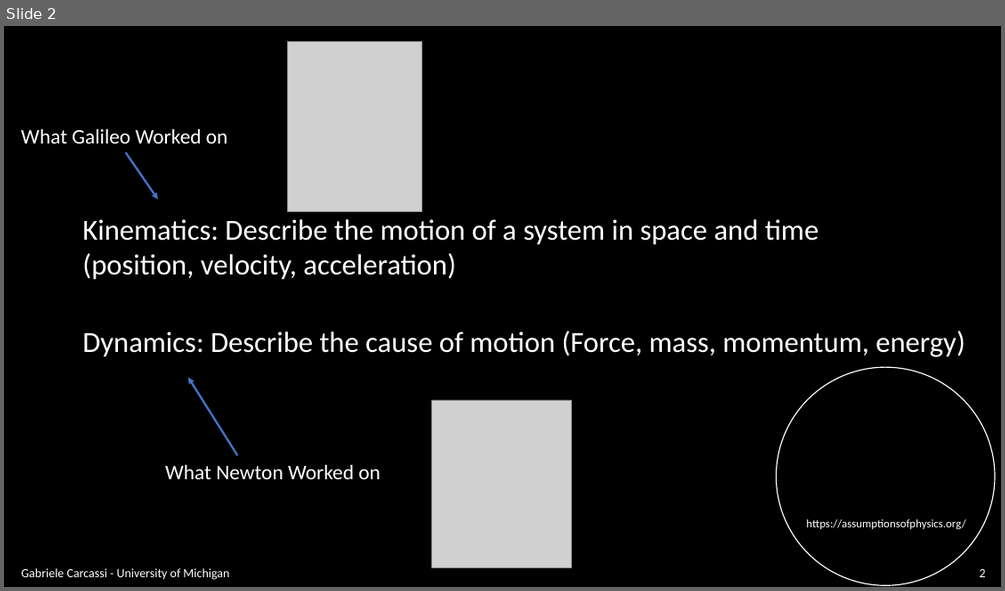
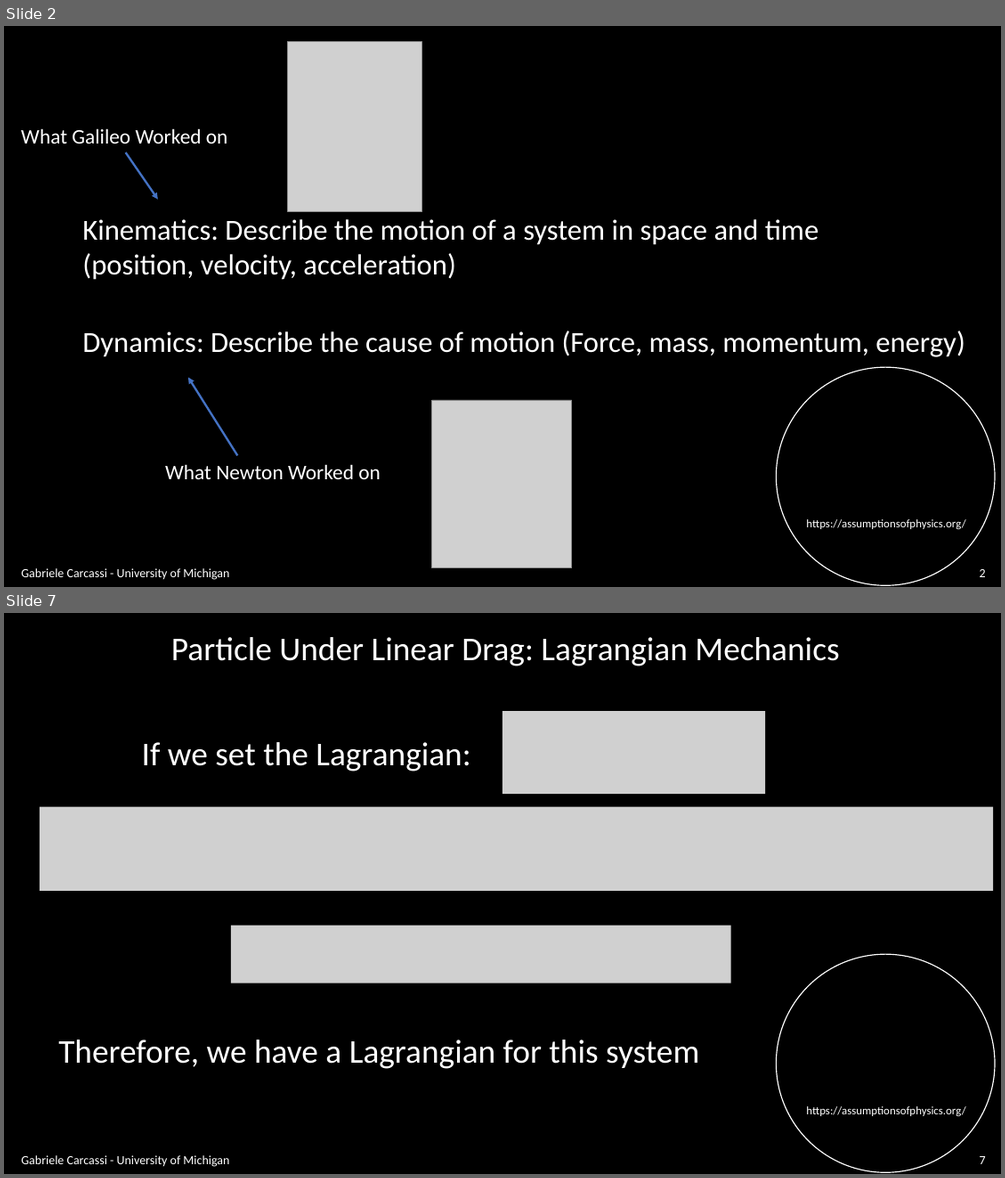
Before and after one commit to assumptionsofphysics/slides, a slide deck: BookCompanions-v2/RP-Class-2.pptx. Shown one above the other, each under a label of ours: slide 2 before the commit, slides 2 and 7 after it; the slides between them are not shown. The pictures are 1005x591 and 1005x1178 pixels, drawn with LibreOffice and Linux fonts; fonts in the diff are those of the drawing; grey boxes stand for pictures; background and template pictures are left out. Boxes give left, top, right and bottom in pixels: in the first picture for what was removed or moved away, otherwise in the second. Text is boxed around its words. In the diff, an @@ line names an element or a change of style, - is before the commit and + after.

```diff
--- a/BookCompanions-v2/RP-Class-2.pptx
+++ b/BookCompanions-v2/RP-Class-2.pptx
@@ slide 7 added at box(4, 613, 1001, 1174), background #000000; not listed: 2 template elements that a slide beside it also shows @@
@@ text added at box(171, 637, 839, 666), 32 pt, text #FFFFFF @@
+Particle Under Linear Drag: Lagrangian Mechanics
@@ picture added at box(502, 711, 765, 794) @@
@@ text added at box(142, 742, 470, 771), 32 pt, text #FFFFFF @@
+If we set the Lagrangian:
@@ picture added at box(39, 807, 993, 891) @@
@@ picture added at box(231, 925, 731, 982) @@
@@ text added at box(58, 1039, 699, 1069), 32 pt, text #FFFFFF @@
+Therefore, we have a Lagrangian for this system
@@ text added at box(21, 1155, 229, 1167), 12 pt, text #FFFFFF @@
+Gabriele Carcassi - University of Michigan
@@ page number added at box(979, 1156, 986, 1164), 12 pt, text #FFFFFF @@
+7
```
Also in this commit, not shown: 12 slides changed, 2 other slides added, 1 other file.
